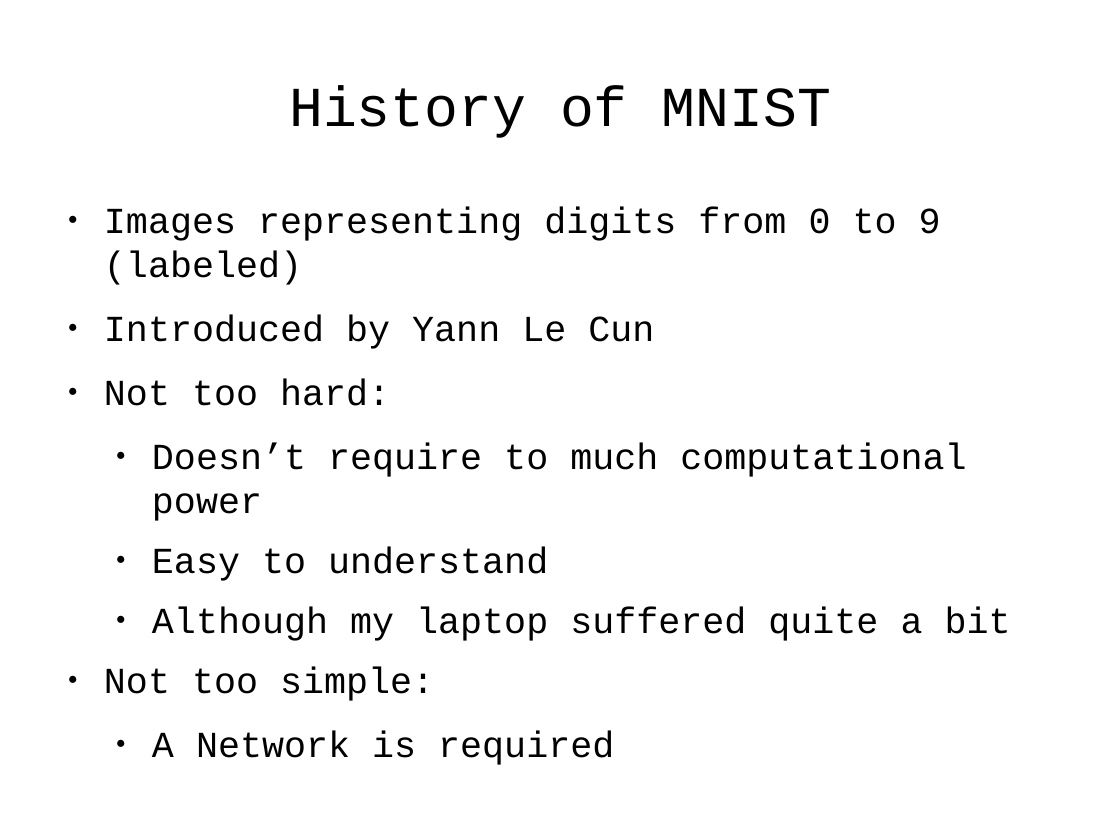
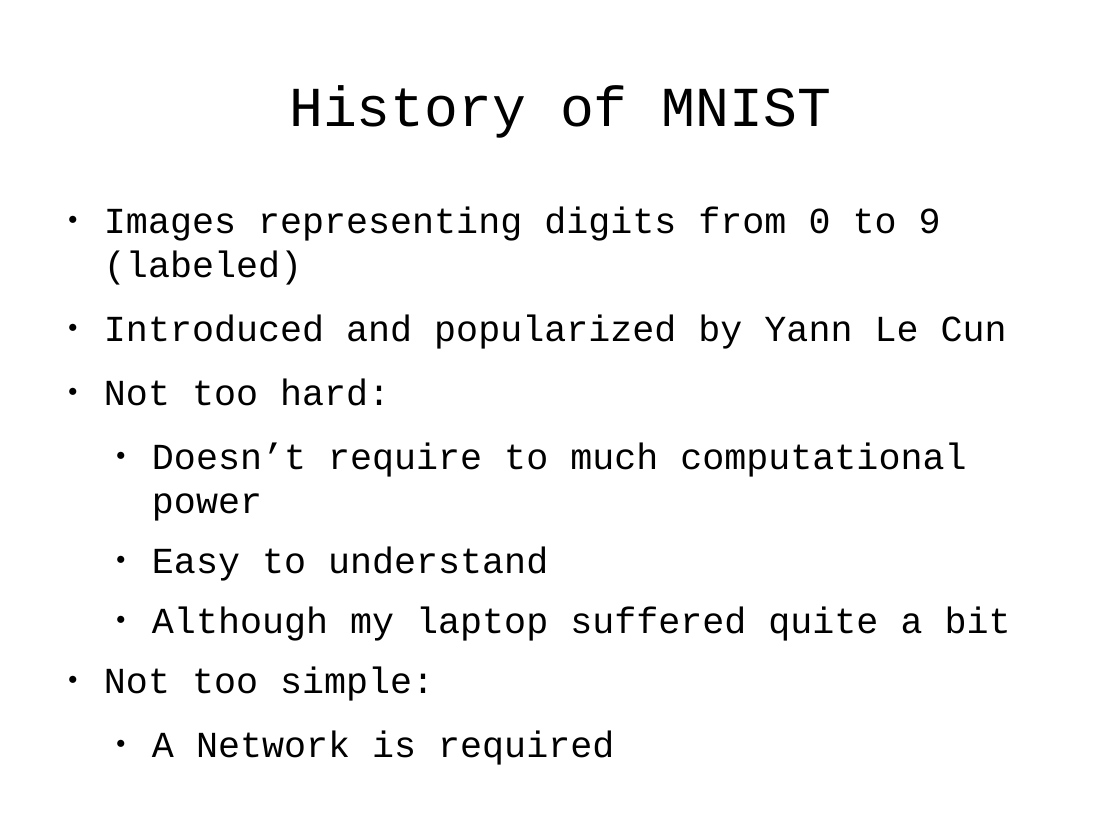
Before and after one commit to antonio-petrillo/ProgettoNNDL, a slide deck: slide 2 of presentation/presentazione.odp. Drawn at 1120x840 pixels with LibreOffice and Linux fonts; fonts in the diff are those of the drawing. Boxes give left, top, right and bottom in pixels: in the first picture for what was removed or moved away, otherwise in the second. Text is boxed around its words. In the diff, an @@ line names an element or a change of style, - is before the commit and + after.

```diff
--- a/presentation/presentazione.odp
+++ b/presentation/presentazione.odp
@@ text at [104, 315, 1007, 349]: text changed @@
-● Introduced by Yann Le Cun
+● Introduced and popularized by Yann Le Cun
```
Also in this commit, not shown: 7 other slides changed, 2 slides added, 1 slide removed, 3 other files.
